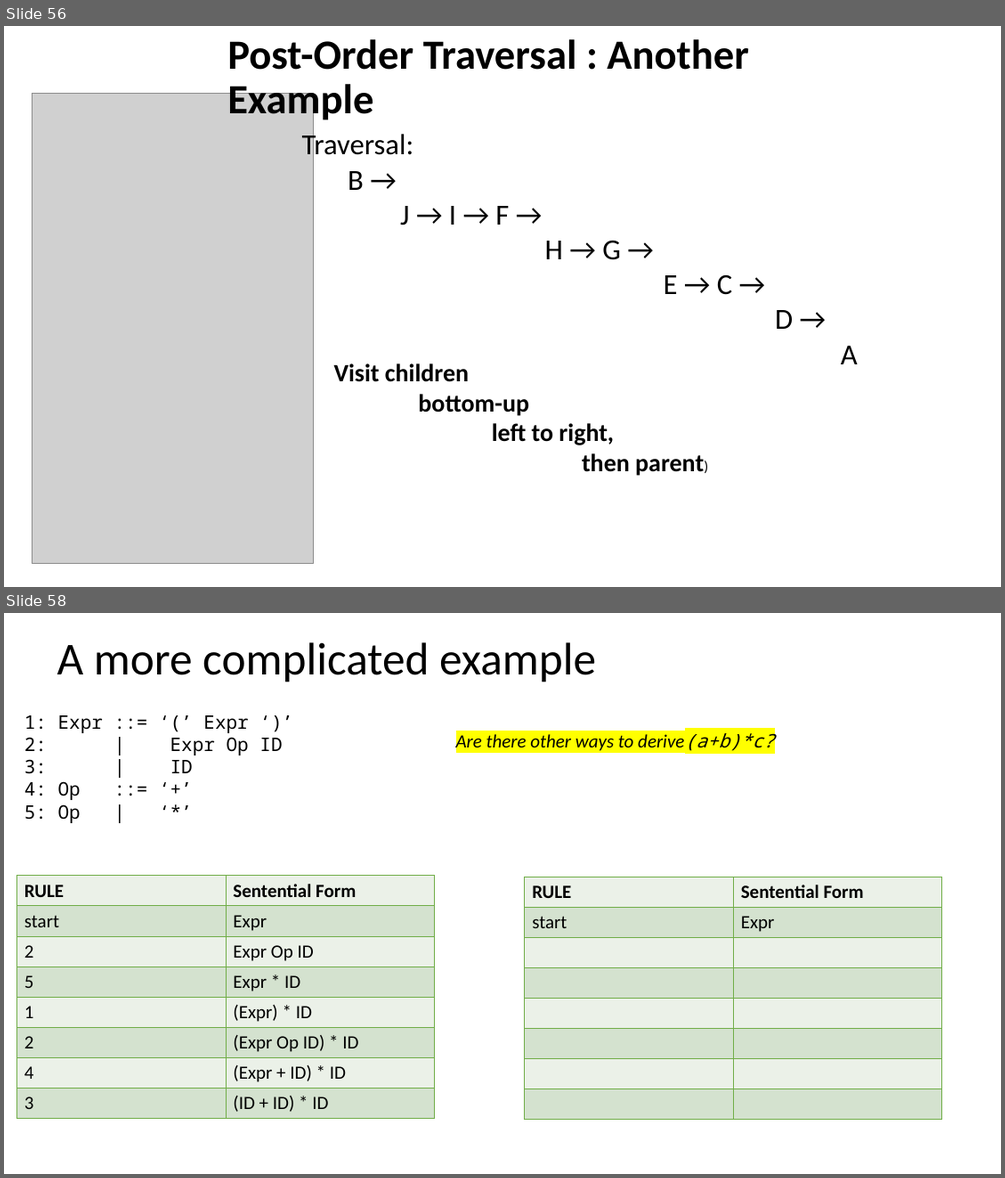
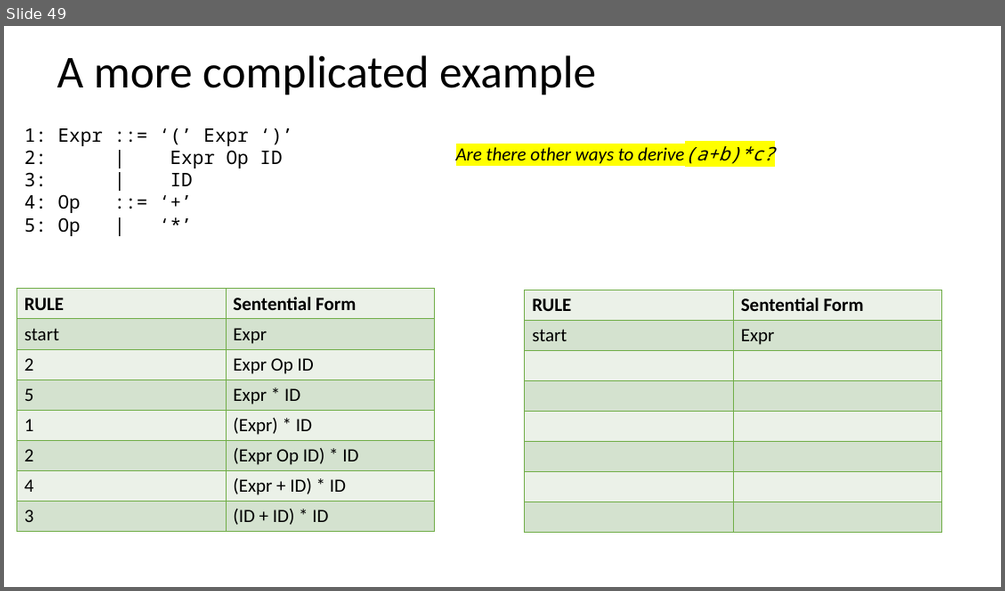
Before and after one commit to siero/CSE110A-W26, a slide deck: PDFS/C110-07A-CFG-Ambig-rev3.pptx. Shown one above the other, each under a label of ours: slides 56 and 58 before the commit, slide 49 after it; the slides between them are not shown. The pictures are 1005x1178 and 1005x591 pixels, drawn with LibreOffice and Linux fonts; fonts in the diff are those of the drawing; grey boxes stand for pictures. Boxes give left, top, right and bottom in pixels: in the first picture for what was removed or moved away, otherwise in the second. Text is boxed around its words. In the diff, an @@ line names an element or a change of style, - is before the commit and + after.

```diff
--- a/PDFS/C110-07A-CFG-Ambig-rev3.pptx
+++ b/PDFS/C110-07A-CFG-Ambig-rev3.pptx
@@ slide 56 removed at [4, 26, 1001, 587], background #FFFFFF @@
@@ title removed at [227, 39, 748, 124] @@
-Post-Order Traversal : Another Example
@@ picture removed at [32, 94, 313, 563] @@
@@ text removed at [302, 131, 858, 364] @@
-Traversal:
-B →
-J → I → F →
-H → G →
-E → C →
-D →
-A
@@ text removed at [334, 363, 704, 475] @@
-Visit children
-bottom-up
-left to right,
-then parent)
@@ what was slide 58 is now slide 49 @@
```
Also in this commit, not shown: 14 slides changed, 2 slides added, 6 other slides removed, 1 other file.
